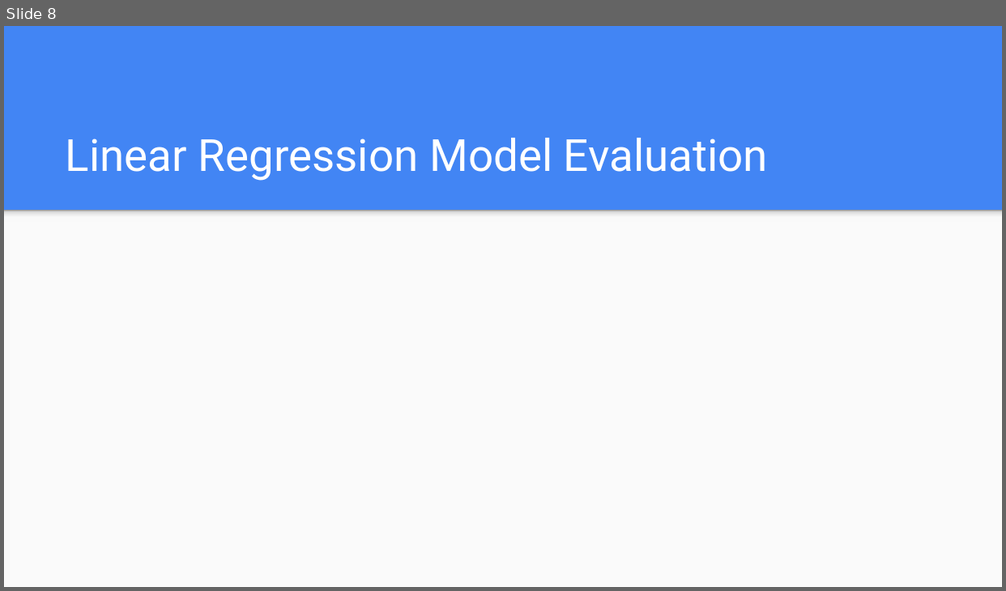
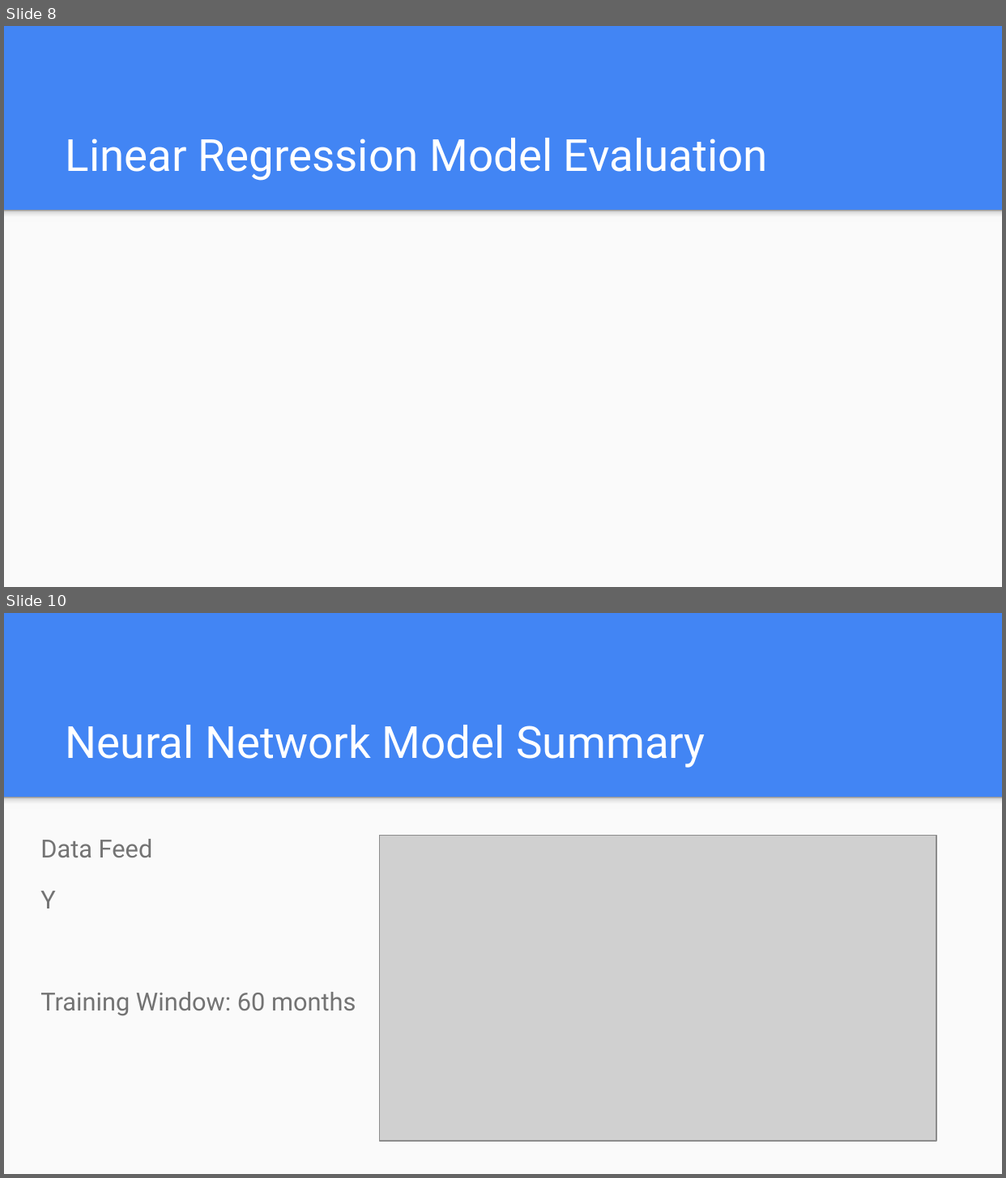
Before and after one commit to dukewoods/Project2_Trading_Algorithm, a slide deck: Resources/Project2.pptx. Shown one above the other, each under a label of ours: slide 8 before the commit, slides 8 and 10 after it; the slides between them are not shown. The pictures are 1006x591 and 1006x1178 pixels, drawn with LibreOffice and Linux fonts; fonts in the diff are those of the drawing; grey boxes stand for pictures. Boxes give left, top, right and bottom in pixels: in the first picture for what was removed or moved away, otherwise in the second. Text is boxed around its words. In the diff, an @@ line names an element or a change of style, - is before the commit and + after.

```diff
--- a/Resources/Project2.pptx
+++ b/Resources/Project2.pptx
@@ slide 10 added at bbox=[4, 613, 1002, 1174], background #4285F4; not listed: 2 template elements that a slide beside it also shows @@
@@ title added at bbox=[66, 725, 705, 768], 32 pt, text #FFFFFF @@
+Neural Network Model Summary
@@ text added at bbox=[40, 839, 356, 1016], 18 pt, text #737373 @@
+Data Feed
+Y
+Training Window: 60 months
@@ picture added at bbox=[380, 836, 937, 1141] @@
```
Also in this commit, not shown: 5 slides changed, 6 other slides added, 4 slides removed.
